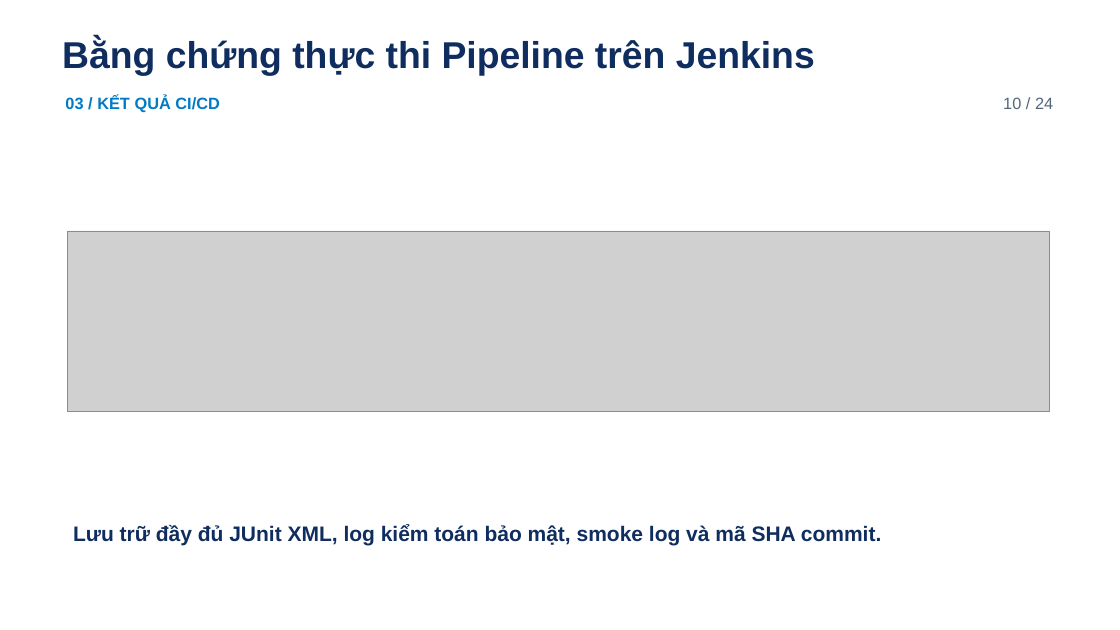
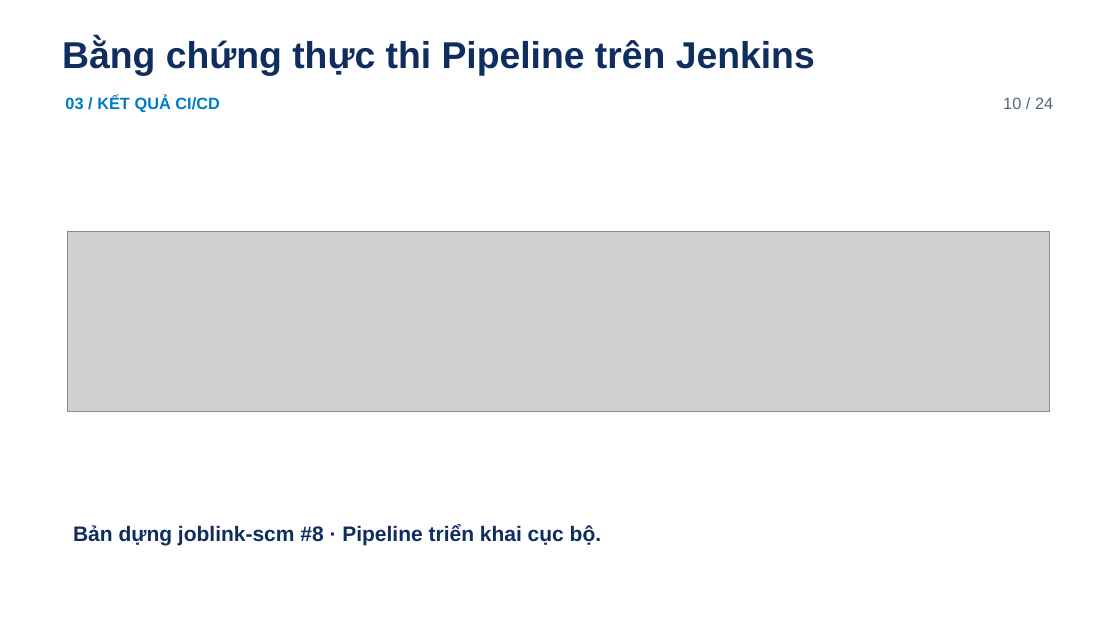
Before and after one commit to hieunofun/cong-nghe-phan-mem, a slide deck: slide 10 of JobLink_Final_Presentation.pptx. Drawn at 1120x630 pixels with LibreOffice and Linux fonts; fonts in the diff are those of the drawing; grey boxes stand for pictures; background and template pictures are left out. Boxes give left, top, right and bottom in pixels: in the first picture for what was removed or moved away, otherwise in the second. Text is boxed around its words. In the diff, an @@ line names an element or a change of style, - is before the commit and + after.

```diff
--- a/JobLink_Final_Presentation.pptx
+++ b/JobLink_Final_Presentation.pptx
@@ text at bbox=[73, 524, 601, 545]: text changed @@
-Lưu trữ đầy đủ JUnit XML, log kiểm toán bảo mật, smoke log và mã SHA commit.
+Bản dựng joblink-scm #8 · Pipeline triển khai cục bộ.
```
Also in this commit, not shown: 11 other slides changed, 2 slides added, 2 slides removed, 3 other files.
